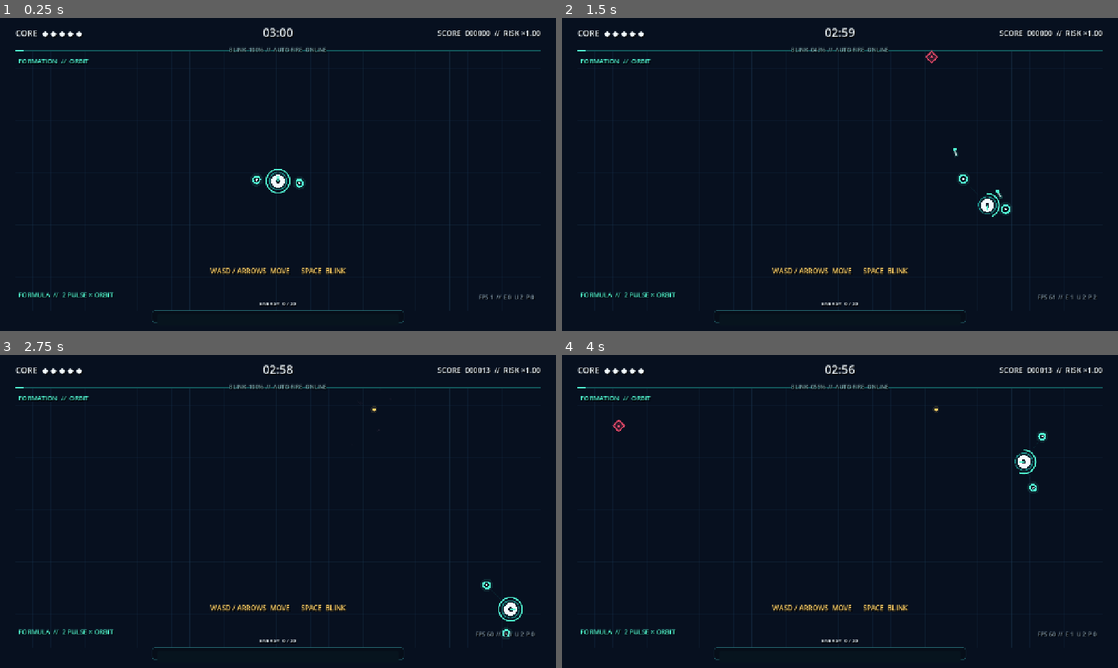
Above: before the commit, frames 1-4 (two rows, left to right).
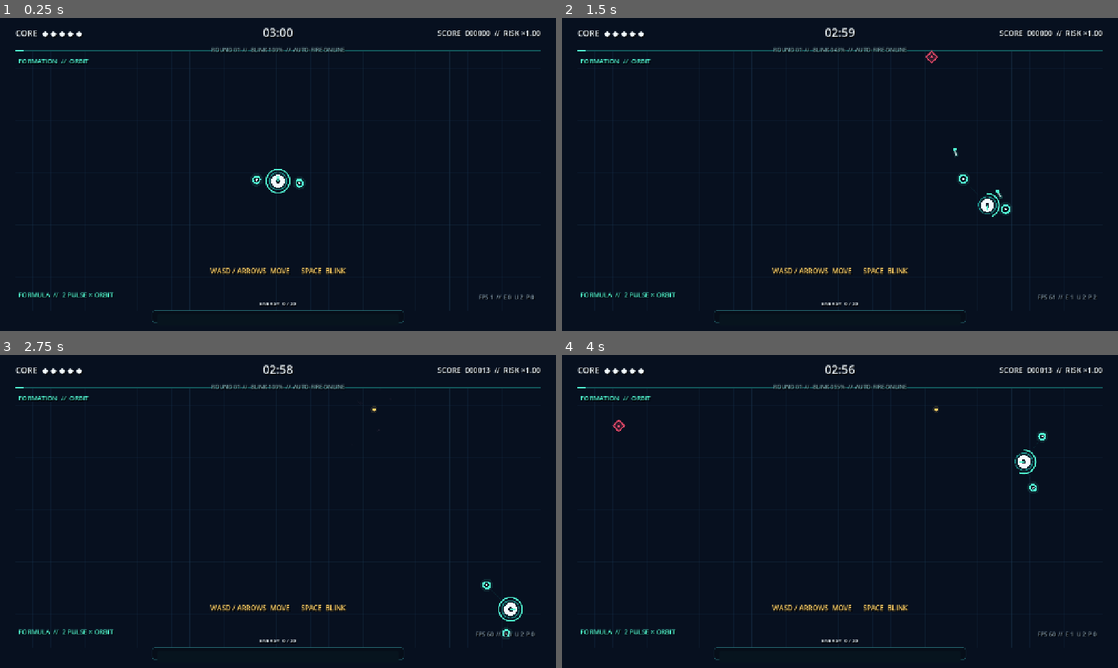
Above: after the commit, the same moments.

Repository: keepdiggin83/frctl-swarm
Game: Godot game, scene res://scenes/main.tscn
Two runs of this game, one before a commit and one after it. Both use one fixed random seed, a clock stepped at 60 frames per second and the inputs below.
Inputs:
- Up to frame 1 (0.25 s): no input
- Up to frame 2 (1.5 s): tap Enter at 0.5, 0.8, 1.35 s; hold D (move_right) 0.53-1.28 s; tap Space (blink) at 0.6 s; hold S (move_down) from 1.28 s (still down)
- Up to frame 3 (2.75 s): tap R at 1.55, 2.1 s; release S (move_down) at 2.03 s; hold D (move_right) from 2.03 s (still down); tap Space (blink) at 2.3 s
- Up to frame 4 (4 s): release D (move_right) at 2.78 s; hold W (move_up) 2.78-3.53 s; tap Space (blink) at 2.85 s; tap Enter at 3.05, 3.6 s; hold A (move_left) from 3.53 s (still down); tap R at 3.8 s

The runs differ from the first frame. In frame 1, 0.2% of the frame differs, in the area x 38-62%, y 9-11%; in frame 2, 0.2%; in frame 3, 0.2%; in frame 4, 0.2%.

Commit message:
feat: double enemy spawns each round

Diff:
--- a/scripts/core/game_config.gd
+++ b/scripts/core/game_config.gd
@@ -27,10 +27,11 @@
 const ENEMY_HP := 20.0
 const ENEMY_SPEED := 76.0
 const ENEMY_RADIUS := 13.0
-const ENEMY_POOL_SIZE := 100
-const ENEMY_ACTIVE_MAX := 82
+const ENEMY_POOL_SIZE := 200
+const ENEMY_ACTIVE_MAX := 160
 const SPAWN_RATE_START := 0.70
-const SPAWN_GROWTH_PER_30 := 1.18
+const ROUND_DURATION := 30.0
+const SPAWN_GROWTH_PER_ROUND := 2.0
 
 const ORB_POOL_SIZE := 100
 const ORB_ATTRACT_RANGE := 150.0
--- a/scripts/core/main.gd
+++ b/scripts/core/main.gd
@@ -28,6 +28,7 @@
 var previous_state := RunState.PLAYING
 var elapsed := 0.0
 var spawn_budget := 0.0
+var current_round := 1
 var score := 0
 var best_score := 0
 var kills := 0
@@ -99,6 +100,7 @@
 
 	elapsed = 0.0
 	spawn_budget = 0.0
+	current_round = 1
 	score = 0
 	kills = 0
 	xp = 0
@@ -138,6 +140,7 @@
 		return
 
 	elapsed += delta
+	update_round_state()
 	last_hit_ago += delta
 	orbit_phase += delta * 0.45
 	screen_shake = maxf(0.0, screen_shake - delta * 18.0)
@@ -167,7 +170,7 @@
 func update_spawning(delta: float) -> void:
 	if active_enemy_count() >= GameConfig.ENEMY_ACTIVE_MAX:
 		return
-	var rate := GameConfig.SPAWN_RATE_START * pow(GameConfig.SPAWN_GROWTH_PER_30, floorf(elapsed / 30.0))
+	var rate := GameConfig.SPAWN_RATE_START * pow(GameConfig.SPAWN_GROWTH_PER_ROUND, current_round - 1)
 	spawn_budget += delta * rate
 	while spawn_budget >= 1.0 and active_enemy_count() < GameConfig.ENEMY_ACTIVE_MAX:
 		spawn_budget -= 1.0
@@ -192,6 +195,17 @@
 	var minute_scale := 1.0 + maxf(0.0, elapsed - 120.0) / 60.0 * 0.18
 	var speed_scale := 1.0 + elapsed / GameConfig.RUN_DURATION * 0.20
 	enemy.activate(spawn_position, minute_scale, speed_scale)
+
+
+func update_round_state() -> void:
+	var max_rounds := int(ceil(GameConfig.RUN_DURATION / GameConfig.ROUND_DURATION))
+	var next_round := mini(max_rounds, 1 + int(floor(elapsed / GameConfig.ROUND_DURATION)))
+	if next_round <= current_round:
+		return
+	current_round = next_round
+	var multiplier := int(pow(GameConfig.SPAWN_GROWTH_PER_ROUND, current_round - 1))
+	fx.formula(player.position + Vector2(-128, -84), "ROUND %02d  //  ENEMY RATE ×%d" % [current_round, multiplier], GameConfig.COLOR_YELLOW)
+	screen_shake = maxf(screen_shake, 4.0)
 
 
 func update_enemies(delta: float) -> void:
@@ -461,7 +475,7 @@
 
 
 func current_risk() -> float:
-	return 1.0 + floorf(elapsed / 30.0) * 0.25
+	return 1.0 + (current_round - 1) * 0.25
 
 
 func current_formula() -> String:
@@ -482,6 +496,7 @@
 		"elapsed": elapsed,
 		"score": score,
 		"risk": current_risk(),
+		"round": current_round,
 		"formation": formation + ("  //  PIERCE +1" if formation == "DELTA" else ""),
 		"formula": current_formula(),
 		"enemies": active_enemy_count(),
--- a/scripts/ui/game_hud.gd
+++ b/scripts/ui/game_hud.gd
@@ -112,8 +112,8 @@
 
 	status_label = _label("AUTO-FIRE  ONLINE", 13, Color(0.55, 0.72, 0.74, 0.9))
 	status_label.horizontal_alignment = HORIZONTAL_ALIGNMENT_CENTER
-	status_label.position = Vector2(510, 64)
-	status_label.size = Vector2(260, 26)
+	status_label.position = Vector2(430, 64)
+	status_label.size = Vector2(420, 26)
 	root.add_child(status_label)
 
 	hint_label = _label("WASD / ARROWS  MOVE      SPACE  BLINK", 16, GameConfig.COLOR_YELLOW)
@@ -267,7 +267,7 @@
 	xp_bar.value = data.xp
 	xp_label.text = "ENERGY  %d / %d" % [data.xp, data.xp_needed]
 	hint_label.modulate.a = clampf((15.0 - data.elapsed) / 4.0, 0.0, 1.0)
-	status_label.text = "BLINK  %03d%%  //  AUTO-FIRE  ONLINE" % int(data.blink * 100.0)
+	status_label.text = "ROUND %02d  //  BLINK %03d%%  //  AUTO-FIRE ONLINE" % [data.round, int(data.blink * 100.0)]
 
 
 func show_upgrade(options: Array, level: int) -> void:
--- a/tests/full_run_test.gd
+++ b/tests/full_run_test.gd
@@ -33,7 +33,8 @@
 	if not _check(game.mitosis_trigger_count == 5, "MITOSIS did not reach its five-trigger cap"): return
 	if not _check(game.units.size() == 7, "Two initial units plus five MITOSIS units expected"): return
 	if not _check(game.formation == "DELTA", "Final formation must be DELTA"): return
-	print("FULL_RUN_OK: %d kills, %d units, %d score, %.1f seconds" % [game.kills, game.units.size(), game.score, game.elapsed])
+	if not _check(game.current_round == 6, "Three-minute run must reach round six"): return
+	print("FULL_RUN_OK: round %d, %d kills, %d units, %d score, %.1f seconds" % [game.current_round, game.kills, game.units.size(), game.score, game.elapsed])
 	quit(0)
 
 
Not shown, changed: README.md
Not shown, changed: docs/game.js
